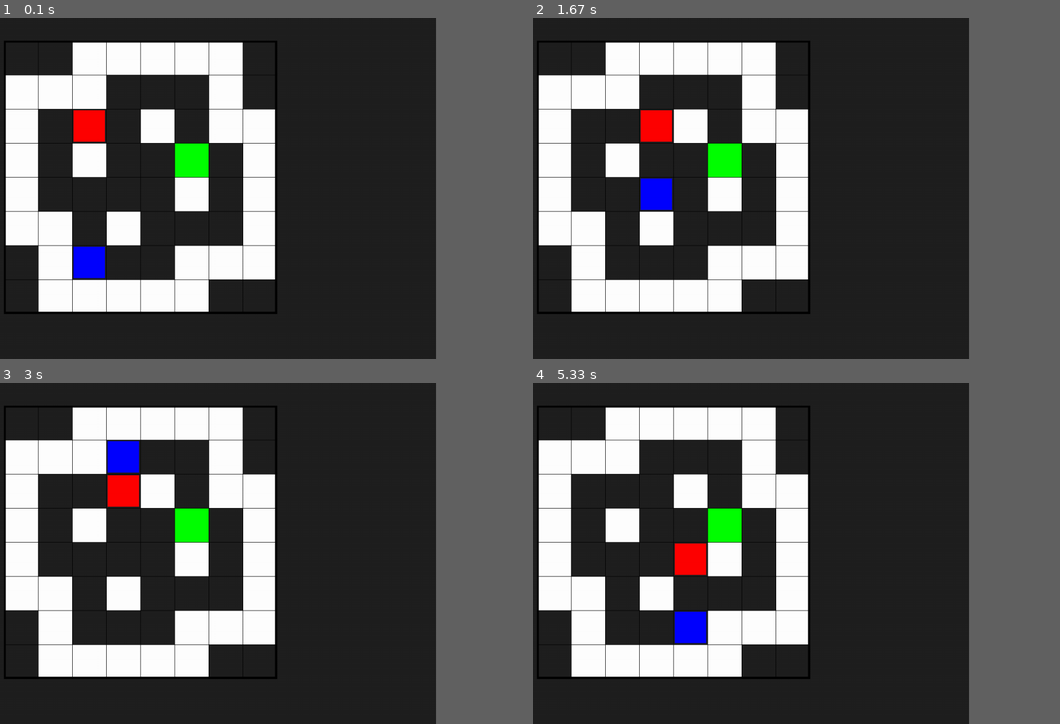
Above: before the commit, frames 1-4 (two rows, left to right).
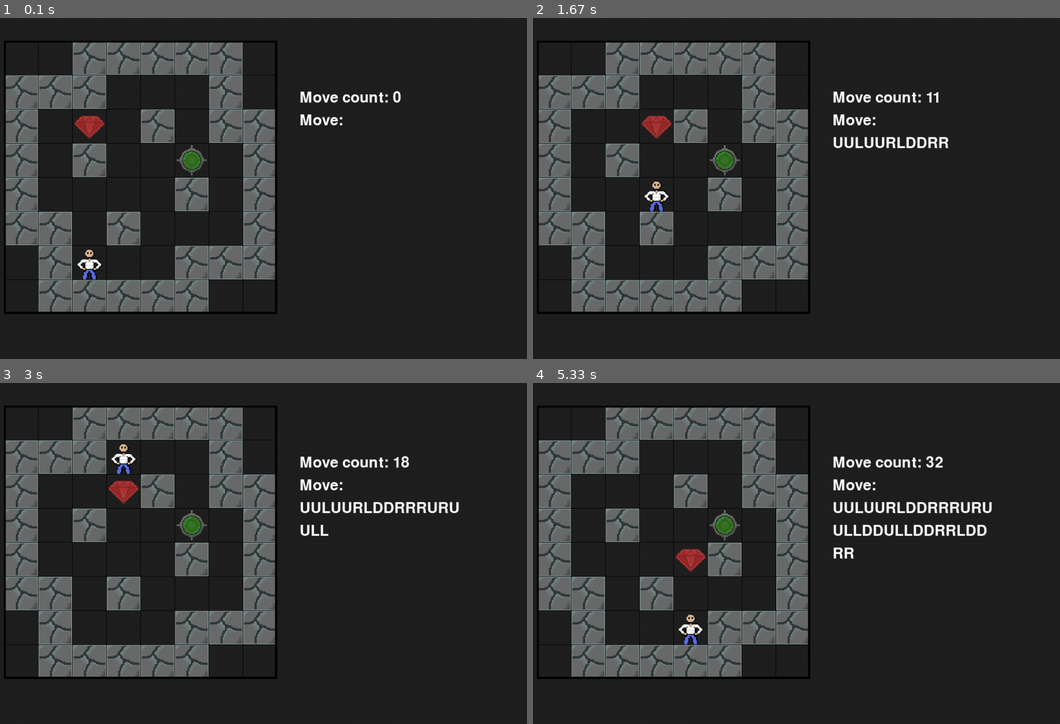
Above: after the commit, the same moments.

Repository: tthin09/sokoban-solver
Game: pygame game, started from pygame_version.py
Same seed, same stepped clock (60 frames per second), same inputs: the game is played once before the commit and once after it.
Inputs:
- Up to frame 1 (0.1 s): no input
- Up to frame 2 (1.67 s): no input
- Up to frame 3 (3 s): no input
- Up to frame 4 (5.33 s): no input
In our replay, the window is 750x562 before the commit and 900x562 after it. These sizes can differ from the game's own. Grey fills any space a smaller window leaves; there, only what the larger window draws over its background counts as a difference.

The runs differ from the first frame. In frame 1, 22% of the frame differs, in the area x 1-77%, y 7-87%; in frame 2, 23%; in frame 3, 23%; in frame 4, 24%, in the area x 1-88%, y 7-87%.

Commit message:
update visual of ui

Diff:
--- a/constants.py
+++ b/constants.py
@@ -14,3 +14,4 @@
 PLAYER = 2
 RUBY = 3
 DESTINATION = 4
+RUBY_DONE = 5
--- a/engine.py
+++ b/engine.py
@@ -67,6 +67,9 @@
                     return False
         return True
 
+    def get_move_history(self) -> list:
+        return self.move_history
+
     def print_player_pos(self):
         print(f"Player's pos: {self.player_pos}")
 
--- a/pygame_version.py
+++ b/pygame_version.py
@@ -1,39 +1,80 @@
 from engine import Engine
 from read_map import convert_image_to_map
 from constants import GRAY, RED, GREEN, BLUE, WHITE, BLACK
-from constants import EMPTY, WALL, PLAYER, RUBY, DESTINATION
+from constants import EMPTY, WALL, PLAYER, RUBY, DESTINATION, RUBY_DONE
 import numpy as np
 import pygame
 import time
 
+map_name = "map_1"
+map_image_path = f"maps/{map_name}.png"
+tile_map, destinations = convert_image_to_map(map_image_path, DEBUG_MODE=False)
+game = Engine(tile_map, destinations)
+
+game.print_map()
+game.print_player_pos()
+
+W, H = 1200, 750
+h = H - 150
+
+pygame.init()
+clock = pygame.time.Clock()
+screen = pygame.display.set_mode((W, H))
+pygame.display.set_caption(f"Sokoban - {map_name}")
+
+col_count = game.tile_map.shape[0]
+row_count = game.tile_map.shape[1]
+square_width = h // row_count
+BOARD_W = row_count * square_width
+BOARD_H = col_count * square_width
+
+move_list = "up,up,left,up,up,right,left,down,down,right,right,right,up,right,up,up,left,left,up,left,left,down,down,up,left,left,down,down,right,right,left,down,down,right,right,up,up,left,up,right"
+
+FONT = pygame.font.Font(None, 48)
+
 
 def draw_map(screen, map: np.ndarray, destinations: list):
+    path_to_image = "assets/for_drawing/"
     screen.fill(GRAY)
-    col_count = map.shape[0]
-    row_count = map.shape[1]
-    square_width = h // row_count
-    color_map = {
-        WALL: WHITE,
-        RUBY: RED,
-        PLAYER: BLUE,
+    # Load surfaces
+    player_surface = pygame.image.load(path_to_image + "player.png")
+    player_surface = pygame.transform.scale(player_surface, (square_width, square_width))
+    destination_surface = pygame.image.load(path_to_image + "destination.png")
+    destination_surface = pygame.transform.scale(destination_surface, (square_width, square_width))
+    ruby_surface = pygame.image.load(path_to_image + "ruby-default.png")
+    ruby_surface = pygame.transform.scale(ruby_surface, (square_width, square_width))
+    wall_surface = pygame.image.load(path_to_image + "wall.png")
+    wall_surface = pygame.transform.scale(wall_surface, (square_width, square_width))
+    ruby_done_surface = pygame.image.load(path_to_image + "ruby-done.png")
+    ruby_done_surface = pygame.transform.scale(ruby_done_surface, (square_width, square_width))
+    surface_map = {
+        WALL: wall_surface,
+        RUBY: ruby_surface,
+        PLAYER: player_surface,
+        RUBY_DONE: ruby_done_surface
     }
     for destination_pos in destinations:
         row, col = destination_pos
         color = GREEN
         tile_corner = (50 + col*square_width, 50 + row*square_width)
-        pygame.draw.rect(screen, color, (tile_corner[0], tile_corner[1],
-                                        square_width, square_width), 0)
+        destination_rect = destination_surface.get_rect()
+        destination_rect.topleft = tile_corner
+        screen.blit(destination_surface, destination_rect)
+
     for row in range(row_count):
         for col in range(col_count):
             tile = map[row][col]
             if tile == EMPTY: continue
-            offset = 6 if tile in [RUBY, PLAYER] else 0
-            tile_width = square_width - offset
-            color = color_map[tile]
-            tile_corner = (50 + offset//2 + col*square_width,
-                           50 + offset//2 + row*square_width)
-            pygame.draw.rect(screen, color, (tile_corner[0], tile_corner[1],
-                                             tile_width, tile_width), 0)
+            surface = surface_map[tile]
+            # Check if ruby is at destination: Use green RUBY_DONE surface
+            if tile == RUBY:
+                for des in destinations:
+                    if des[0] == row and des[1] == col:
+                        surface = surface_map[RUBY_DONE]
+            tile_corner = (50 + col*square_width, 50 + row*square_width)
+            rect = surface.get_rect()
+            rect.topleft = tile_corner
+            screen.blit(surface, rect)
     # Draw grid
     for row in range(row_count + 1):
         pygame.draw.line(screen, BLACK,
@@ -49,24 +90,35 @@
     pygame.draw.rect(screen, BLACK, (50, 50,
                                      square_width*col_count, square_width*row_count), 4)
 
+    # Draw history stats
+    draw_history_stats()
 
-map_name = "map_1"
-map_image_path = f"maps/{map_name}.png"
-tile_map, destinations = convert_image_to_map(map_image_path, DEBUG_MODE=False)
-game = Engine(tile_map, destinations)
+def draw_history_stats():
+    history_list = game.get_move_history()
+    history_string = "".join([move[0].upper() for move in history_list])
 
-game.print_map()
-game.print_player_pos()
+    TOP_Y = H // 2 - 200
+    # Move count: {count}
+    move_count_text_surface = FONT.render(f"Move count: {len(history_list)}", True, WHITE)
+    current_text_rect = move_count_text_surface.get_rect()
+    current_text_rect.left = BOARD_W + 100
+    current_text_rect.centery = TOP_Y
+    screen.blit(move_count_text_surface, current_text_rect)
 
-W, H = 1000, 750
-h = H - 150
+    # Move:
+    move_text_surface = FONT.render("Move:", True, WHITE)
+    current_text_rect.centery = TOP_Y + 50
+    screen.blit(move_text_surface, current_text_rect)
 
-pygame.init()
-clock = pygame.time.Clock()
-screen = pygame.display.set_mode((W, H))
-pygame.display.set_caption(f"Sokoban - {map_name}")
+    # {move_history}
+    move_shown_per_line = 15
+    for i in range(len(history_string) // move_shown_per_line + 1):
+        current_line = history_string[i*move_shown_per_line : (i + 1)*move_shown_per_line]
+        current_text_surface = FONT.render(current_line, True, WHITE)
+        current_text_rect.centery = TOP_Y + 100 + i*50
+        screen.blit(current_text_surface, current_text_rect)
 
-move_list = "up,up,left,up,up,right,left,down,down,right,right,right,up,right,up,up,left,left,up,left,left,down,down,up,left,left,down,down,right,right,left,down,down,right,right,up,up,left,up,right"
+
 
 for move in move_list.split(','):
     draw_map(screen, game.tile_map, game.destinations)
Binary file added: assets/for_drawing/destination.png
Binary file added: assets/for_drawing/player.png
Binary file added: assets/for_drawing/ruby-default.png
Binary file added: assets/for_drawing/ruby-done.png
Binary file added: assets/for_drawing/wall.png
Not shown, changed: requirements.txt
